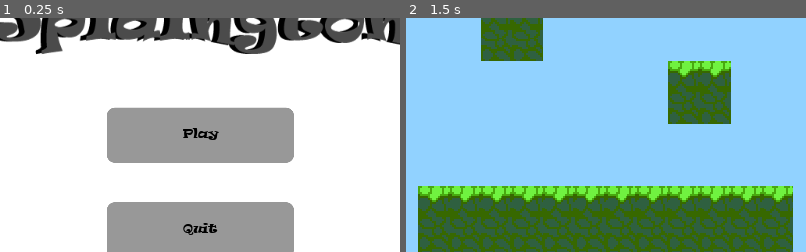
Above: before the commit, frames 1-2 (left to right).
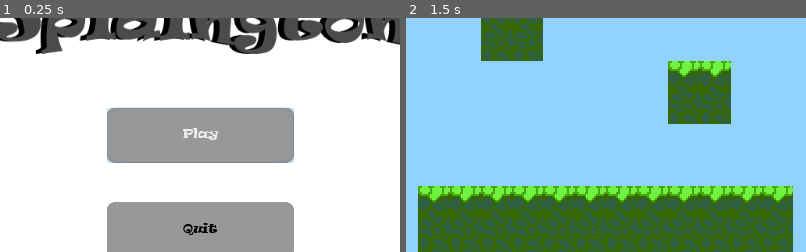
Above: after the commit, the same moments.

Repository: Tusentio/Spidington
Game: Godot game, scene res://Scenes/Menu/Menu.tscn
The game is run twice, just before and just after one commit, with the same random seed, the same clock (stepped at 60 frames per second) and the same inputs.
Inputs:
- Up to frame 1 (0.25 s): no input
- Up to frame 2 (1.5 s): click "Play" at 0.5 s; tap Enter at 1.25 s
The pictures show only the part of the screen within x 25-75%, y 28-77%; the shares and areas given below are measured in that part.

The runs differ from the first frame. In frame 1, 0.7% of the frame differs, in the area x 26-74%, y 38-62%; in frame 2, nothing differs.

Commit message:
Added menu feature

Diff:
--- /dev/null
+++ b/Scenes/Menu/Menu.gd
@@ -0,0 +1,4 @@
+extends Control
+
+func _ready():
+	$ColorRect/ButtonContainer/PlayButton.grab_focus()
--- a/Scenes/Menu/Menu.tscn
+++ b/Scenes/Menu/Menu.tscn
@@ -1,9 +1,10 @@
-[gd_scene load_steps=7 format=2]
+[gd_scene load_steps=8 format=2]
 
 [ext_resource path="res://Logo.png" type="Texture" id=1]
 [ext_resource path="res://Fonts/GameFont.tres" type="DynamicFont" id=2]
 [ext_resource path="res://Scenes/Menu/QuitButton.gd" type="Script" id=3]
 [ext_resource path="res://Scenes/Menu/PlayButton.gd" type="Script" id=4]
+[ext_resource path="res://Scenes/Menu/Menu.gd" type="Script" id=5]
 
 [sub_resource type="StyleBoxFlat" id=1]
 corner_radius_top_left = 10
@@ -20,6 +21,7 @@
 [node name="Menu" type="Control"]
 anchor_right = 1.0
 anchor_bottom = 1.0
+script = ExtResource( 5 )
 __meta__ = {
 "_edit_use_anchors_": false
 }
@@ -58,6 +60,7 @@
 margin_right = 239.0
 margin_bottom = 70.0
 rect_min_size = Vector2( 0, 70 )
+focus_neighbour_top = NodePath("../QuitButton")
 custom_styles/hover = SubResource( 1 )
 custom_styles/normal = SubResource( 2 )
 custom_fonts/font = ExtResource( 2 )
@@ -74,6 +77,7 @@
 margin_right = 239.0
 margin_bottom = 191.0
 rect_min_size = Vector2( 0, 70 )
+focus_neighbour_bottom = NodePath("../PlayButton")
 custom_styles/hover = SubResource( 1 )
 custom_styles/normal = SubResource( 2 )
 custom_fonts/font = ExtResource( 2 )
